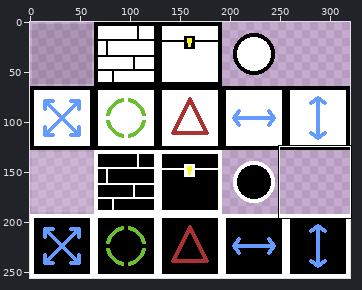
Pixel-art file -- assets/textures.aseprite. The picture above shows the old version from afar; the outline marks the close-up.
Close-up. The starting point:
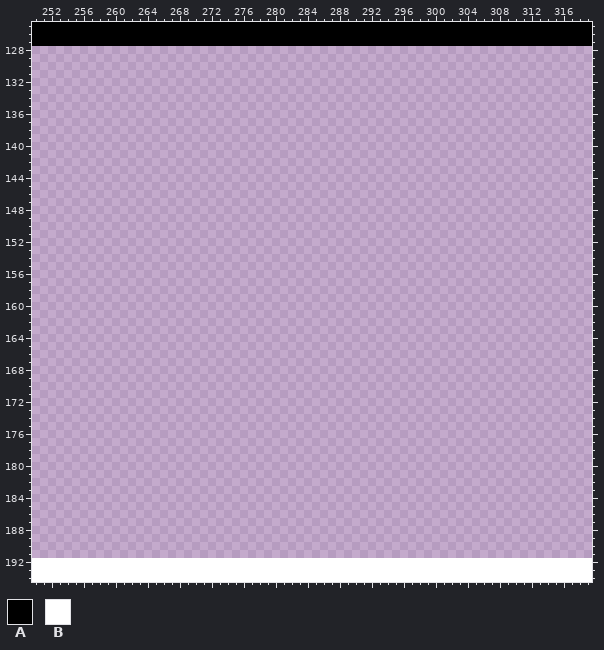
320x256 pixels, 1 frame. Shown: x 250..319, y 125..194. The commit also changed other parts of the picture, which this record leaves out.
Palette (. is transparent): A #000000  B #ffffff
Pixels before (only the part around the change), first column x 250:
125 AAAAAAAAAAAAAAAAAAAAAAAAAAAAAAAAAAAAAAAAAAAAAAAAAAAAAAAAAAAAAAAAAAAAAA
126 AAAAAAAAAAAAAAAAAAAAAAAAAAAAAAAAAAAAAAAAAAAAAAAAAAAAAAAAAAAAAAAAAAAAAA
127 AAAAAAAAAAAAAAAAAAAAAAAAAAAAAAAAAAAAAAAAAAAAAAAAAAAAAAAAAAAAAAAAAAAAAA
128 ......................................................................
129 ......................................................................
130 ......................................................................
131 ......................................................................
132 ......................................................................
133 ......................................................................
134 ......................................................................
135 ......................................................................
136 ......................................................................
137 ......................................................................
138 ......................................................................
139 ......................................................................
140 ......................................................................
141 ......................................................................
142 ......................................................................
143 ......................................................................
144 ......................................................................
145 ......................................................................
146 ......................................................................
147 ......................................................................
148 ......................................................................
149 ......................................................................
150 ......................................................................
151 ......................................................................
152 ......................................................................
153 ......................................................................
154 ......................................................................
155 ......................................................................
156 ......................................................................
157 ......................................................................
158 ......................................................................
159 ......................................................................
160 ......................................................................
161 ......................................................................
162 ......................................................................
163 ......................................................................
164 ......................................................................
165 ......................................................................
166 ......................................................................
167 ......................................................................
168 ......................................................................
169 ......................................................................
170 ......................................................................
171 ......................................................................
172 ......................................................................
173 ......................................................................
174 ......................................................................
175 ......................................................................
176 ......................................................................
177 ......................................................................
178 ......................................................................
179 ......................................................................
180 ......................................................................
181 ......................................................................
182 ......................................................................
183 ......................................................................
184 ......................................................................
185 ......................................................................
186 ......................................................................
187 ......................................................................
188 ......................................................................
189 ......................................................................
190 ......................................................................
191 ......................................................................
192 BBBBBBBBBBBBBBBBBBBBBBBBBBBBBBBBBBBBBBBBBBBBBBBBBBBBBBBBBBBBBBBBBBBBBB
193 BBBBBBBBBBBBBBBBBBBBBBBBBBBBBBBBBBBBBBBBBBBBBBBBBBBBBBBBBBBBBBBBBBBBBB
194 BBBBBBBBBBBBBBBBBBBBBBBBBBBBBBBBBBBBBBBBBBBBBBBBBBBBBBBBBBBBBBBBBBBBBB
After the commit:
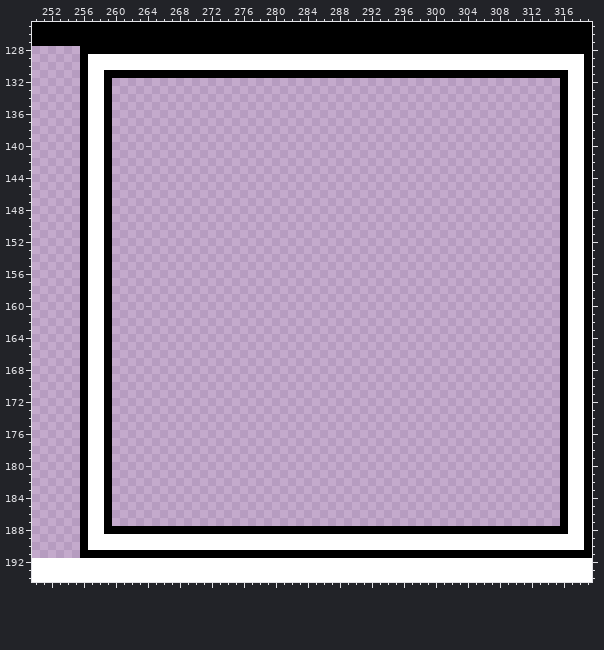
Changes in this commit:
Changed rows in their new state; - is an unchanged pixel.
first column x 256:
128 AAAAAAAAAAAAAAAAAAAAAAAAAAAAAAAAAAAAAAAAAAAAAAAAAAAAAAAAAAAAAAAA
129 ABBBBBBBBBBBBBBBBBBBBBBBBBBBBBBBBBBBBBBBBBBBBBBBBBBBBBBBBBBBBBBA
130 ABBBBBBBBBBBBBBBBBBBBBBBBBBBBBBBBBBBBBBBBBBBBBBBBBBBBBBBBBBBBBBA
131 ABBAAAAAAAAAAAAAAAAAAAAAAAAAAAAAAAAAAAAAAAAAAAAAAAAAAAAAAAAAABBA
132 ABBA--------------------------------------------------------ABBA
133 ABBA--------------------------------------------------------ABBA
134 ABBA--------------------------------------------------------ABBA
135 ABBA--------------------------------------------------------ABBA
136 ABBA--------------------------------------------------------ABBA
137 ABBA--------------------------------------------------------ABBA
138 ABBA--------------------------------------------------------ABBA
139 ABBA--------------------------------------------------------ABBA
140 ABBA--------------------------------------------------------ABBA
141 ABBA--------------------------------------------------------ABBA
142 ABBA--------------------------------------------------------ABBA
143 ABBA--------------------------------------------------------ABBA
144 ABBA--------------------------------------------------------ABBA
145 ABBA--------------------------------------------------------ABBA
146 ABBA--------------------------------------------------------ABBA
147 ABBA--------------------------------------------------------ABBA
148 ABBA--------------------------------------------------------ABBA
149 ABBA--------------------------------------------------------ABBA
150 ABBA--------------------------------------------------------ABBA
151 ABBA--------------------------------------------------------ABBA
152 ABBA--------------------------------------------------------ABBA
153 ABBA--------------------------------------------------------ABBA
154 ABBA--------------------------------------------------------ABBA
155 ABBA--------------------------------------------------------ABBA
156 ABBA--------------------------------------------------------ABBA
157 ABBA--------------------------------------------------------ABBA
158 ABBA--------------------------------------------------------ABBA
159 ABBA--------------------------------------------------------ABBA
160 ABBA--------------------------------------------------------ABBA
161 ABBA--------------------------------------------------------ABBA
162 ABBA--------------------------------------------------------ABBA
163 ABBA--------------------------------------------------------ABBA
164 ABBA--------------------------------------------------------ABBA
165 ABBA--------------------------------------------------------ABBA
166 ABBA--------------------------------------------------------ABBA
167 ABBA--------------------------------------------------------ABBA
168 ABBA--------------------------------------------------------ABBA
169 ABBA--------------------------------------------------------ABBA
170 ABBA--------------------------------------------------------ABBA
171 ABBA--------------------------------------------------------ABBA
172 ABBA--------------------------------------------------------ABBA
173 ABBA--------------------------------------------------------ABBA
174 ABBA--------------------------------------------------------ABBA
175 ABBA--------------------------------------------------------ABBA
176 ABBA--------------------------------------------------------ABBA
177 ABBA--------------------------------------------------------ABBA
178 ABBA--------------------------------------------------------ABBA
179 ABBA--------------------------------------------------------ABBA
180 ABBA--------------------------------------------------------ABBA
181 ABBA--------------------------------------------------------ABBA
182 ABBA--------------------------------------------------------ABBA
183 ABBA--------------------------------------------------------ABBA
184 ABBA--------------------------------------------------------ABBA
185 ABBA--------------------------------------------------------ABBA
186 ABBA--------------------------------------------------------ABBA
187 ABBA--------------------------------------------------------ABBA
188 ABBAAAAAAAAAAAAAAAAAAAAAAAAAAAAAAAAAAAAAAAAAAAAAAAAAAAAAAAAAABBA
189 ABBBBBBBBBBBBBBBBBBBBBBBBBBBBBBBBBBBBBBBBBBBBBBBBBBBBBBBBBBBBBBA
190 ABBBBBBBBBBBBBBBBBBBBBBBBBBBBBBBBBBBBBBBBBBBBBBBBBBBBBBBBBBBBBBA
191 AAAAAAAAAAAAAAAAAAAAAAAAAAAAAAAAAAAAAAAAAAAAAAAAAAAAAAAAAAAAAAAA
Where, in picture pixels (left, top, right, bottom), the same in both close-ups:
added: (80, 46, 592, 558)
